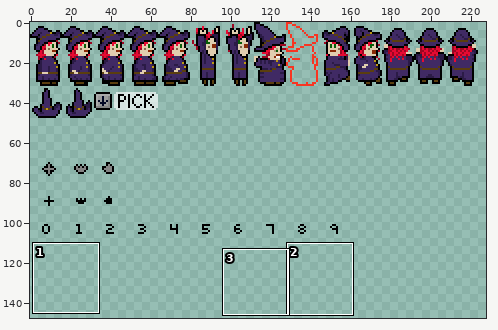
Sprite sheet, stored at src/data/image/4-sprites.png. Above, an overview of the earlier version with the close-up marked.
Close-up. Before:
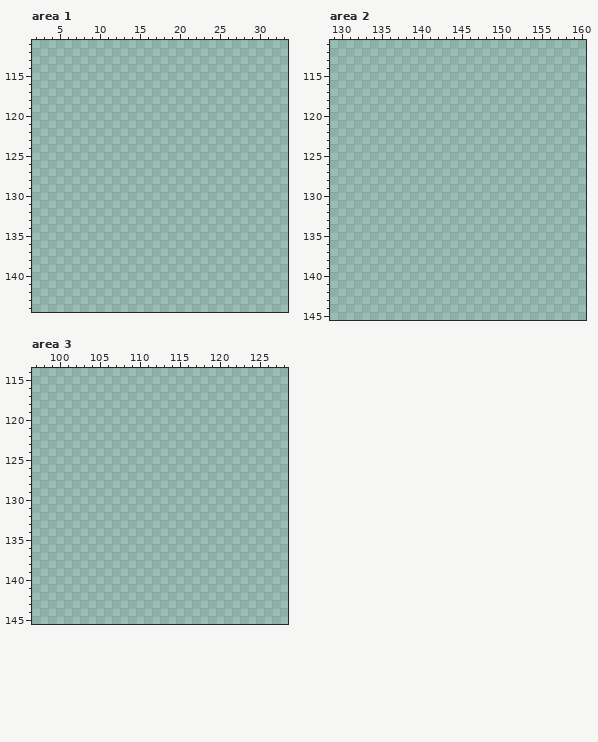
The file is 256x256 pixels. Colours within 5 levels of each other are drawn and written as one. Shown: area 1: x 2..33, y 111..144; area 2: x 129..160, y 111..145; area 3: x 97..128, y 114..145. The wide view leaves out empty margins. The commit also changed other parts of the picture, which this record leaves out.
The same view after the edit:
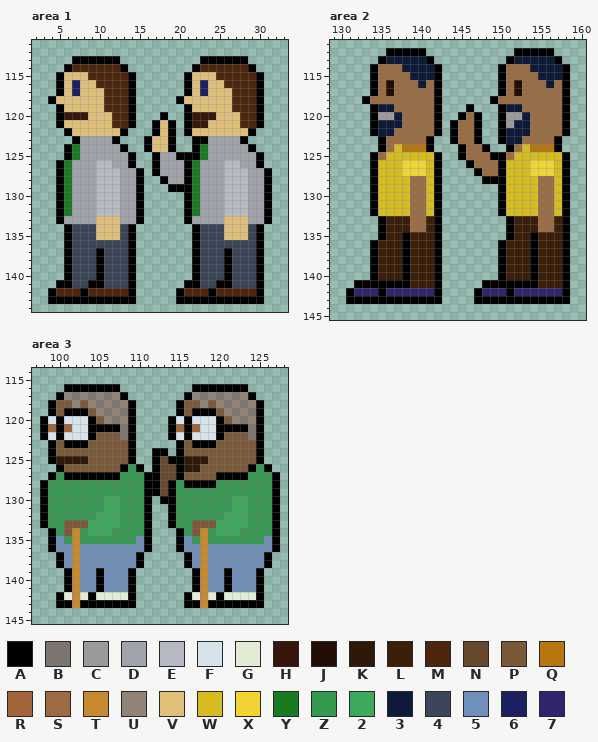
Palette (. is transparent): A #000000  B #7d756f  C #9a9a9a  D #a0a3a9  E #b6b9c2  F #d6e3eb  G #e1ebd6  H #39160b  J #210d04  K #2e1908  L #3c1f09  M #4e260e  N #67492d  P #7a5838  Q #b7770e  R #a06639  S #9c6d43  T #c78830  U #938376  V #e1bf78  W #d6bc1e  X #f0d532  Y #197b1f  Z #359952  2 #3da95c  3 #0d1a39  4 #3b4658  5 #718fbb  6 #1d1f63  7 #31266c
The edit:
--- area 1
@@ x 2..33 @@
 112 ................................
-113 ................................
-114 ................................
-115 ................................
-116 ................................
-117 ................................
-118 ................................
-119 ................................
-120 ................................
-121 ................................
-122 ................................
-123 ................................
-124 ................................
-125 ................................
-126 ................................
-127 ................................
-128 ................................
-129 ................................
-130 ................................
-131 ................................
-132 ................................
-133 ................................
-134 ................................
-135 ................................
-136 ................................
-137 ................................
-138 ................................
-139 ................................
-140 ................................
-141 ................................
-142 ................................
-143 ................................
+113 .....AAAAAA..........AAAAAA.....
+114 ....AMMMMMMA........AMMMMMMA....
+115 ...AVVVMMMMMA......AVVVMMMMMA...
+116 ...AV6VVMMMMA......AV6VVMMMMA...
+117 ...AV6VVVMMMA......AV6VVVMMMA...
+118 ..AVVVVVVMMMA.....AVVVVVVMMMA...
+119 ...AVVVVVMMMA......AVVVVVMMMA...
+120 ...AHHHVVVMMA...A..AHHHVVVMMA...
+121 ...AVVVVVVMMA..AVA.AHHVVVVMMA...
+122 ....AVVVVVVA...AVA.AVVVVVVVA....
+123 .....ADDDDA...AVVA..AADDDDA.....
+124 ....AYDDDDDA..AVVA..AYDDDDDA....
+125 ....AYDDDDDDA..ADDAAAYDDDDDDA...
+126 ...AYDDDEEDDA..ADDDAYDDDEEDDA...
+127 ...AYDDDEEEDDA.ADDDAYDDDEEEDDA..
+128 ...AYDDDEEEDDA..ADDAYDDDEEEDDA..
+129 ...AYDDDEEEDDA...AAAYDDDEEEDDA..
+130 ...AYDDDEEEDDA.....AYDDDEEEDDA..
+131 ...AYDDDEEEDDA.....AYDDDEEEDDA..
+132 ...AYDDDEEEDDA.....AYDDDEEEDDA..
+133 ...ADDDDVVVDDA.....ADDDDVVVDDA..
+134 ....A444VVV4A.......A444VVV4A...
+135 ....A444VVV4A.......A444VVV4A...
+136 ....A4444444A.......A4444444A...
+137 ....A444A444A.......A444A444A...
+138 ....A444A444A.......A444A444A...
+139 ....A444A444A.......A444A444A...
+140 ....A444A444A.......A444A444A...
+141 ...AA44AA444A......AA44AA444A...
+142 ..AMMMAMMMMMA.....AMMMAMMMMMA...
+143 ..AAAAAAAAAAA.....AAAAAAAAAAA...
 144 ................................
--- area 2
@@ x 129..160 @@
 111 ................................
-112 ................................
-113 ................................
-114 ................................
-115 ................................
-116 ................................
-117 ................................
-118 ................................
-119 ................................
-120 ................................
-121 ................................
-122 ................................
-123 ................................
-124 ................................
-125 ................................
-126 ................................
-127 ................................
-128 ................................
-129 ................................
-130 ................................
-131 ................................
-132 ................................
-133 ................................
-134 ................................
-135 ................................
-136 ................................
-137 ................................
-138 ................................
-139 ................................
-140 ................................
-141 ................................
-142 ................................
-143 ................................
+112 .......AAAAA...........AAAAA....
+113 ......A33333A.........A33333A...
+114 .....ASSS3333A.......ASSS3333A..
+115 .....ASSSS333A.......ASSSS333A..
+116 .....ASJSSS3SA.......ASJSSS3SA..
+117 .....ASJSSSSSA.......ASJSSSSSA..
+118 ....ASSSSSSSSA......ASSSSSSSSA..
+119 .....A33SSSSSA...A...A33SSSSSA..
+120 .....ACC3SSSSA..ASA..ACC3SSSSA..
+121 .....A333SSSSA.ASSA..AC33SSSSA..
+122 .....A33SSSSSA.ASSA..A333SSSSA..
+123 ......ASSSSSA..ASSA..A33SSSSA...
+124 ......ASWQQQA...ASSA..ASWQQQA...
+125 .....ASWWWWWWA..ASSSAASWWWWWWA..
+126 .....AWWWXXXWA...ASSSAWWWXXXWA..
+127 .....AWWWXXXWA....ASSAWWWXXXWA..
+128 .....AWWWWSSWA.....AAAWWWWSSWA..
+129 .....AWWWWSSWA.......AWWWWSSWA..
+130 .....AWWWWSSWA.......AWWWWSSWA..
+131 .....AWWWWSSWA.......AWWWWSSWA..
+132 .....AWWWWSSWA.......AWWWWSSWA..
+133 ......ALLLSSLA........ALLLSSLA..
+134 ......ALLLSSLA........ALLLSSLA..
+135 ......ALLALLLA........ALLALLLA..
+136 .....ALLLALLLA.......ALLLALLLA..
+137 .....ALLLALLLA.......ALLLALLLA..
+138 .....ALLLALLLA.......ALLLALLLA..
+139 .....ALLLALLLA.......ALLLALLLA..
+140 .....ALLLALLLA.......ALLLALLLA..
+141 ...AAAAAAALLLA.....AAAAAAALLLA..
+142 ..A777A777777A....A777A777777A..
+143 ..AAAAAAAAAAAA....AAAAAAAAAAAA..
 144 ................................
--- area 3
@@ x 97..128 @@
 115 ................................
-116 ................................
-117 ................................
-118 ................................
-119 ................................
-120 ................................
-121 ................................
-122 ................................
-123 ................................
-124 ................................
-125 ................................
-126 ................................
-127 ................................
-128 ................................
-129 ................................
-130 ................................
-131 ................................
-132 ................................
-133 ................................
-134 ................................
-135 ................................
-136 ................................
-137 ................................
-138 ................................
-139 ................................
-140 ................................
-141 ................................
-142 ................................
-143 ................................
+116 ....AAAAAAA.........AAAAAAA.....
+117 ...AUBUBUBUA.......AUBUBUBUA....
+118 ..APPUPUBUBUA.....APPUPUBUBUA...
+119 ..APAAAPUBUBA.....APAAAPUBUBA...
+120 .AFAFFFAPUBUA....AFAFFFAPUBUA...
+121 .ARARFFAAAABA....ARARFFAAAABA...
+122 .AFAFFFAPPPBA....AFAFFFAPPPBA...
+123 ..APAAAPPPPPA.....APAAAPPPPPA...
+124 ..APPPPPPPPPA..AA.APPPPPPPPPA...
+125 ..AKKKKPPPPPA..ANAAKKKPPPPPPA...
+126 ...APPPPPPPAZA.ANNAKKPPPPPPAZA..
+127 ..AZAAAAAAAZZZAANNAPPPPAAAAZZZA.
+128 .AZZZZZZZZZZZZAANAZAAAAZZZZZZZA.
+129 .AZZZZZZZZZZZZAANAZZZZZZZZZZZZA.
+130 .AZZZZZZZ22ZZZA.AAZZZZZZZ22ZZZA.
+131 .AZZZZZZZ22ZZZA..AZZZZZZZ22ZZZA.
+132 .AZZZZZZ222ZZZA..AZZZZZZ222ZZZA.
+133 .AZZPPP2222ZZZA..AZZPPP2222ZZZA.
+134 ..AZPTZ222ZZZZA...AZPTZ222ZZZZA.
+135 ..A5ZTZZZZZZZ5A...A5ZTZZZZZZZ5A.
+136 ..A55T55555555A...A55T55555555A.
+137 ...A5T5555555A.....A5T5555555A..
+138 ...A5T5555555A.....A5T5555555A..
+139 ....AT55A555A.......AT55A555A...
+140 ....AT55A555A.......AT55A555A...
+141 ....AT55A555A.......AT55A555A...
+142 ...AGTGAGGGGA......AGTGAGGGGA...
+143 ...AATAAAAAAA......AATAAAAAAA...
 144 ................................
Boxes around the changes in both close-ups, in picture pixels (x1, y1, x2, y2):
added: (48, 56, 272, 304)
added: (346, 48, 570, 304)
added: (40, 384, 280, 608)
